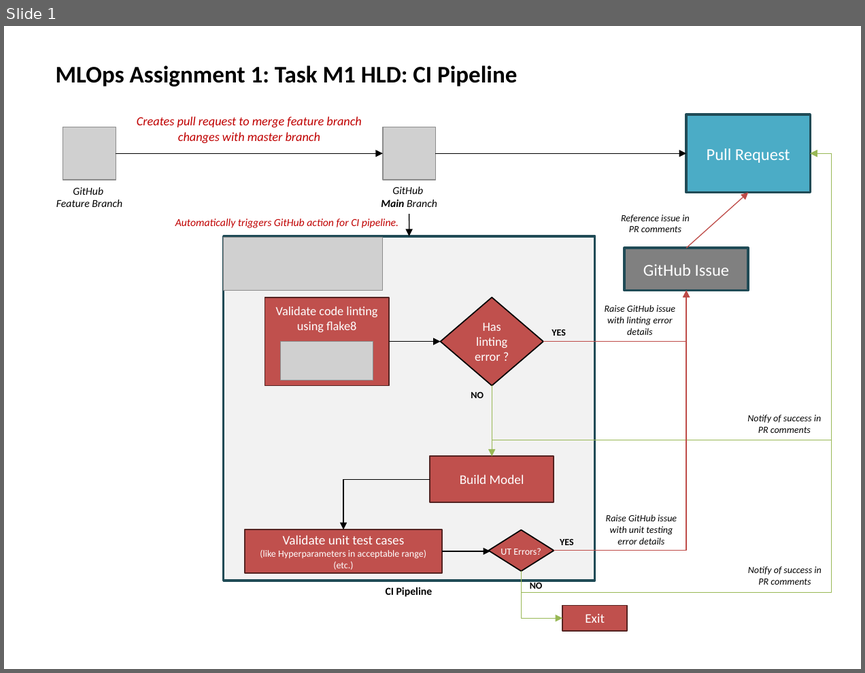
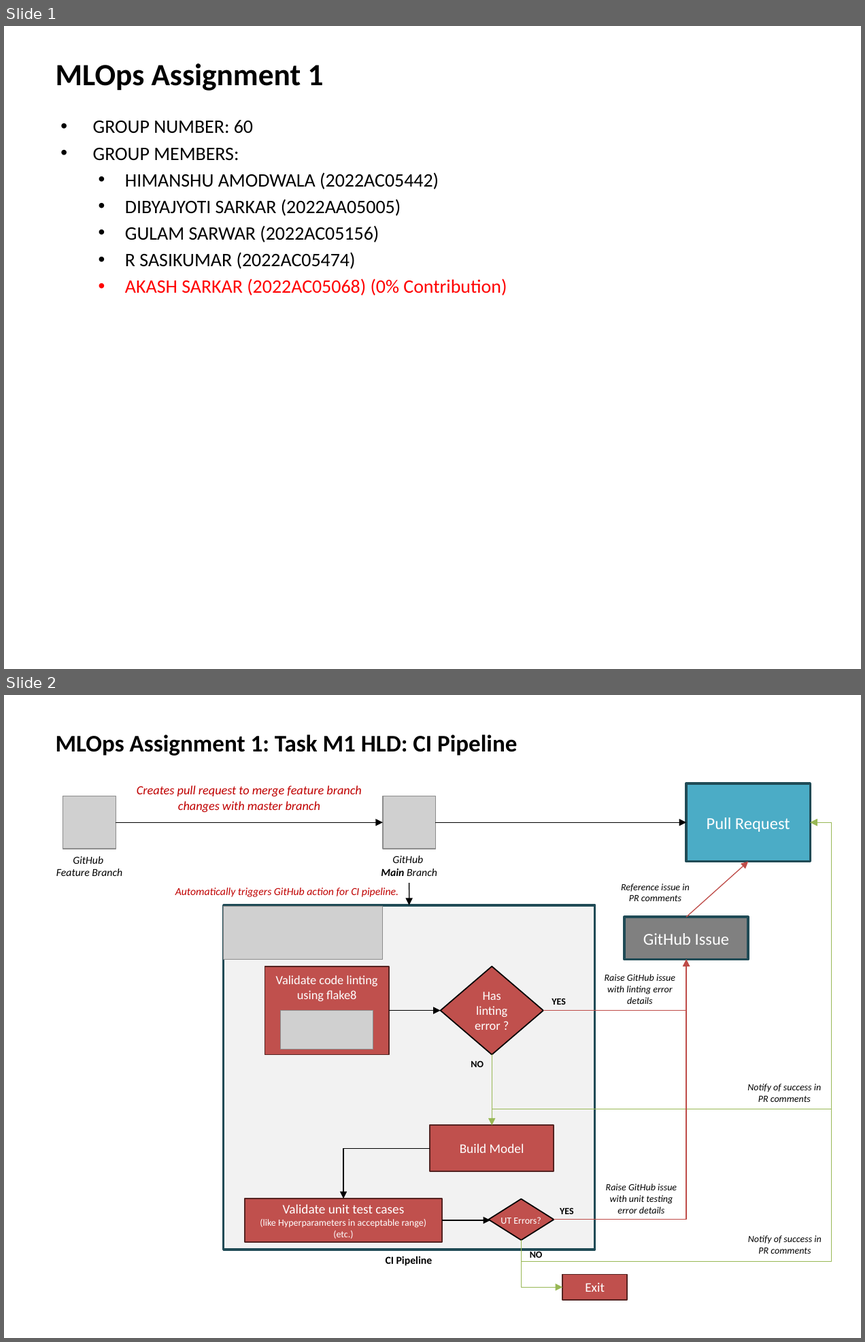
Before and after one commit to himanshuamodwala/MLOpsAssignment1, a slide deck: FinalSubmission/M5/3. Screen Recording/Design.pptx. Shown one above the other, each under a label of ours: slide 1 before the commit, slides 1 and 2 after it. The pictures are 865x673 and 865x1342 pixels, drawn with LibreOffice and Linux fonts; fonts in the diff are those of the drawing; grey boxes stand for pictures. Boxes give left, top, right and bottom in pixels: in the first picture for what was removed or moved away, otherwise in the second. Text is boxed around its words. In the diff, an @@ line names an element or a change of style, - is before the commit and + after.

```diff
--- a/FinalSubmission/M5/3. Screen Recording/Design.pptx
+++ b/FinalSubmission/M5/3. Screen Recording/Design.pptx
@@ slide 1 added at [4,26,861,669], background #FFFFFF @@
@@ text added at [56,63,324,91], 25.9 pt, text #000000, bold @@
+MLOps Assignment 1
@@ text added at [93,120,507,295], 16 pt, text #000000 @@
+• GROUP NUMBER: 60
+• GROUP MEMBERS:
+  • HIMANSHU AMODWALA (2022AC05442)
+  • DIBYAJYOTI SARKAR (2022AA05005)
+  • GULAM SARWAR (2022AC05156)
+  • R SASIKUMAR (2022AC05474)
+  • AKASH SARKAR (2022AC05068) (0% Contribution)
@@ what was slide 1 is now slide 2 @@
```
Also in this commit, not shown: 2 other files.
